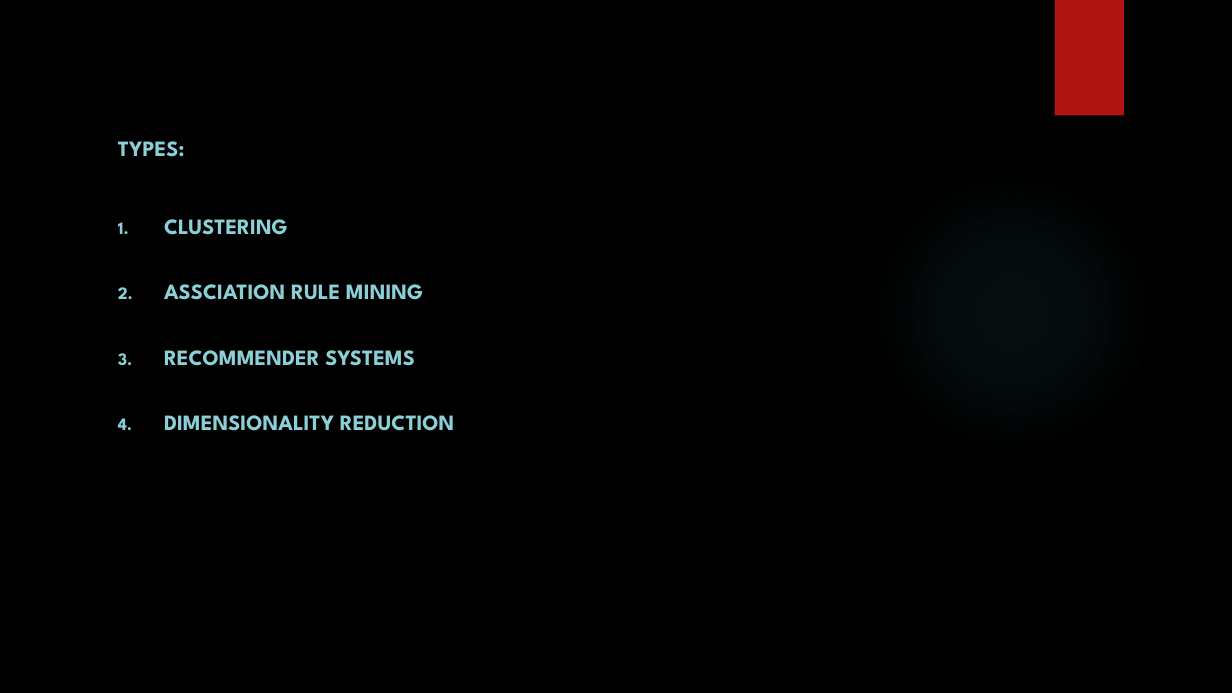
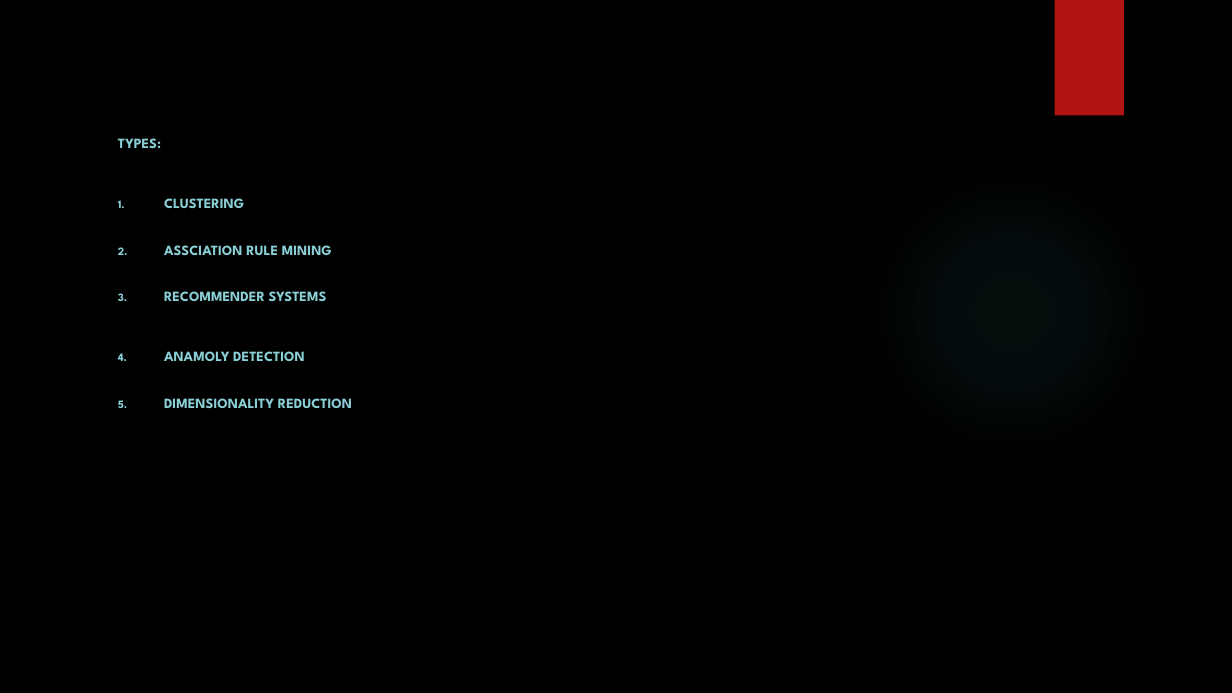
Before and after one commit to rktrojan/DataSciencePython, a slide deck: slide 2 of Notebooks/UnSupervised_Learning/Unsupervised learning.pptx. Drawn at 1232x693 pixels with LibreOffice and Linux fonts; fonts in the diff are those of the drawing; background and template pictures are left out. Boxes give left, top, right and bottom in pixels: in the first picture for what was removed or moved away, otherwise in the second. Text is boxed around its words. In the diff, an @@ line names an element or a change of style, - is before the commit and + after.

Commit message:
feat(clustering)

```diff
--- a/Notebooks/UnSupervised_Learning/Unsupervised learning.pptx
+++ b/Notebooks/UnSupervised_Learning/Unsupervised learning.pptx
@@ subtitle at (x1=118, y1=138, x2=352, y2=408): size 17 to 11 pt in "TYPES:", "CLUSTERING", "ASSCIATION RULE MINING", "RECOMMENDER SYSTEMS" and 1 more places @@
@@ subtitle at (x1=164, y1=351, x2=305, y2=361): paragraph added @@
+4. ANAMOLY DETECTION
```
